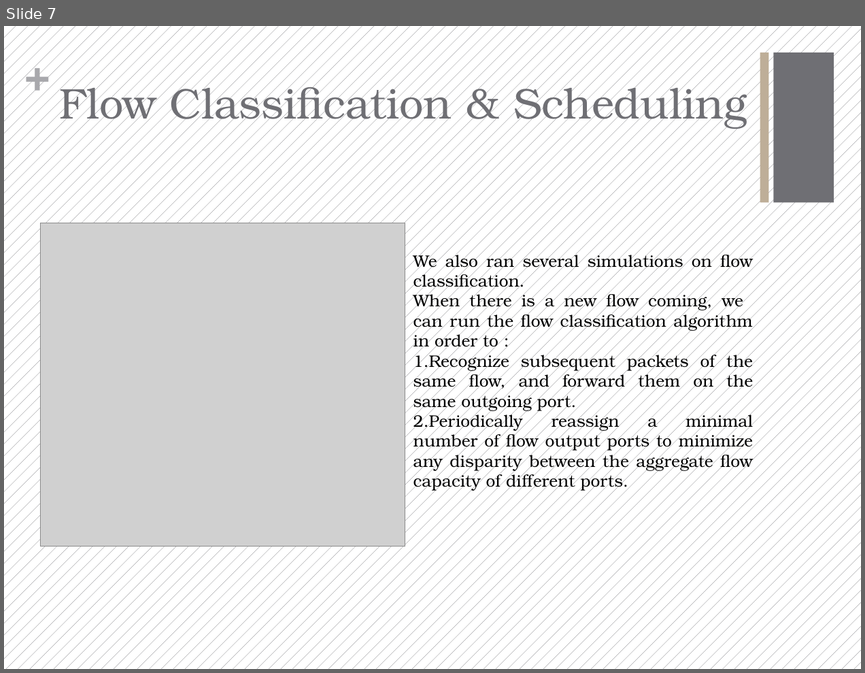
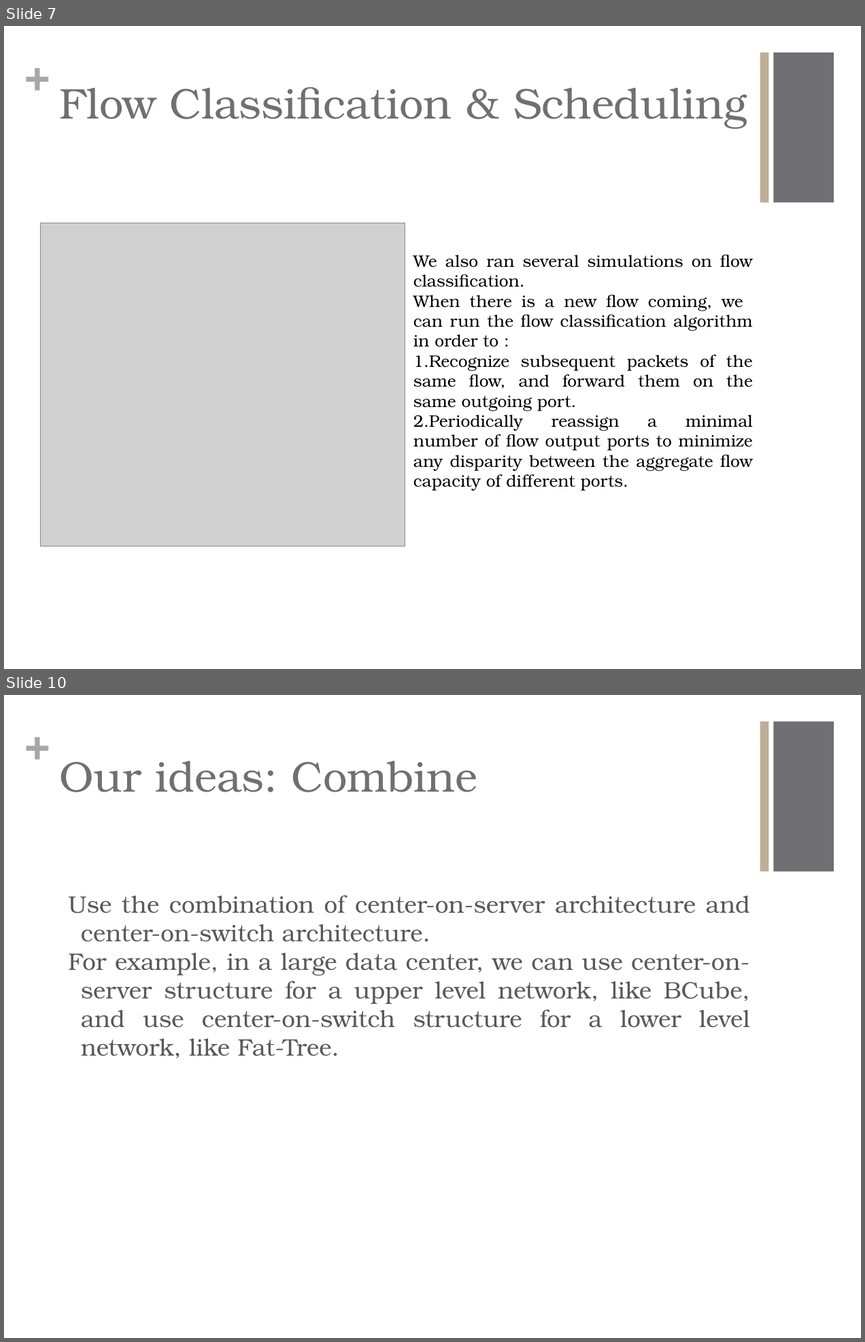
Before and after one commit to Fu-Yilei/Scalable-data-center-simulation, a slide deck: Presentation/presentation.pptx. Shown one above the other, each under a label of ours: slide 7 before the commit, slides 7 and 10 after it; the slides between them are not shown. The pictures are 865x673 and 865x1342 pixels, drawn with LibreOffice and Linux fonts; fonts in the diff are those of the drawing; grey boxes stand for pictures. Boxes give left, top, right and bottom in pixels: in the first picture for what was removed or moved away, otherwise in the second. Text is boxed around its words. In the diff, an @@ line names an element or a change of style, - is before the commit and + after.

```diff
--- a/Presentation/presentation.pptx
+++ b/Presentation/presentation.pptx
@@ slide 10 added at [4, 695, 861, 1338], background #FFFFFF; not listed: 3 template elements that a slide beside it also shows @@
@@ title added at [59, 761, 477, 792], 36 pt, text #6F6F74 @@
+Our ideas: Combine
@@ text added at [68, 895, 750, 1058], 20 pt, text #595959 @@
+Use the combination of center-on-server architecture and center-on-switch architecture.
+For example, in a large data center, we can use center-on-server structure for a upper level network, like BCube, and use center-on-switch structure for a lower level network, like Fat-Tree.
@@ slide 7 changed as well @@
@@ background pattern #6F6F74 on #FFFFFF to #FFFFFF @@
@@ text "+" at [24, 48, 50, 99]: text colour #A8A8AC to #A7A7AB @@
@@ title "Flow Classification & Scheduling" rewrapped from [59, 78, 747, 129] to [59, 87, 747, 129] @@
@@ text "We also ran several simulations ..." rewrapped from [413, 251, 753, 490] to [413, 254, 753, 490] @@
```
Also in this commit, not shown: 7 other slides changed, 1 other slide added, 4 other files.
